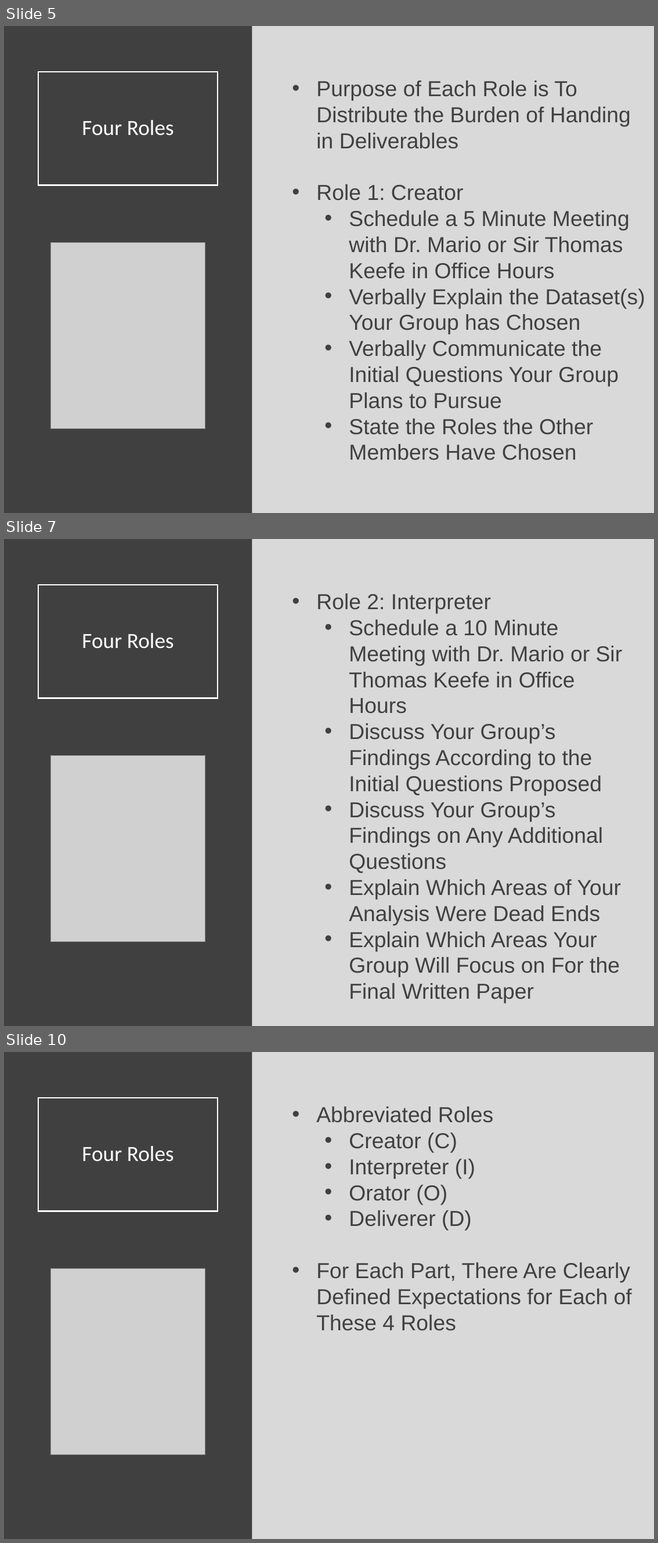
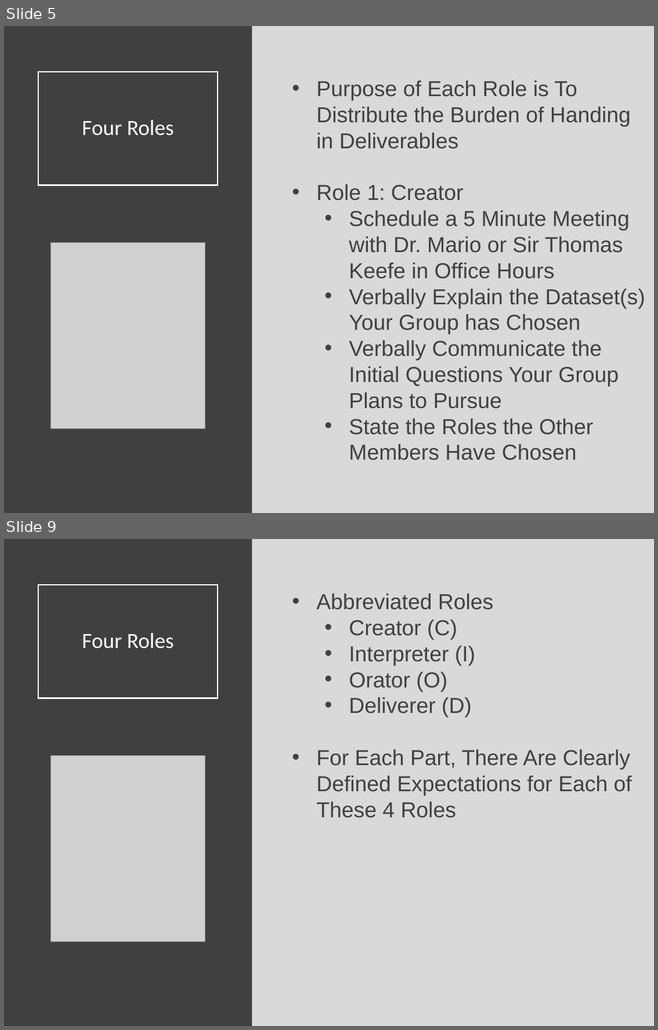
Before and after one commit to Yixf-Self/STOR320_WEBSITE, a slide deck: Lecture/Lecture 10/Lecture 10.pptx. Shown one above the other, each under a label of ours: slides 5, 7 and 10 before the commit, slides 5 and 9 after it; the slides between them are not shown. The pictures are 658x1543 and 658x1030 pixels, drawn with LibreOffice and Linux fonts; fonts in the diff are those of the drawing; grey boxes stand for pictures. Boxes give left, top, right and bottom in pixels: in the first picture for what was removed or moved away, otherwise in the second. Text is boxed around its words. In the diff, an @@ line names an element or a change of style, - is before the commit and + after.

```diff
--- a/Lecture/Lecture 10/Lecture 10.pptx
+++ b/Lecture/Lecture 10/Lecture 10.pptx
@@ slide 7 removed at box(4, 539, 654, 1026), background #D9D9D9 @@
@@ rectangle removed at box(4, 539, 252, 1026) @@
@@ title removed at box(38, 584, 217, 698) @@
-Four Roles
@@ text removed at box(316, 594, 622, 1004) @@
-• Role 2: Interpreter
-  • Schedule a 10 Minute Meeting with Dr. Mario or Sir Thomas Keefe in Office Hours
-  • Discuss Your Group’s Findings According to the Initial Questions Proposed
-  • Discuss Your Group’s Findings on Any Additional Questions
-  • Explain Which Areas of Your Analysis Were Dead Ends
-  • Explain Which Areas Your Group Will Focus on For the Final Written Paper
@@ picture removed at box(51, 755, 205, 942) @@
@@ what was slide 10 is now slide 9 @@
```
Also in this commit, not shown: 7 slides changed, 2 slides added, 1 other slide removed, 9 other files.
